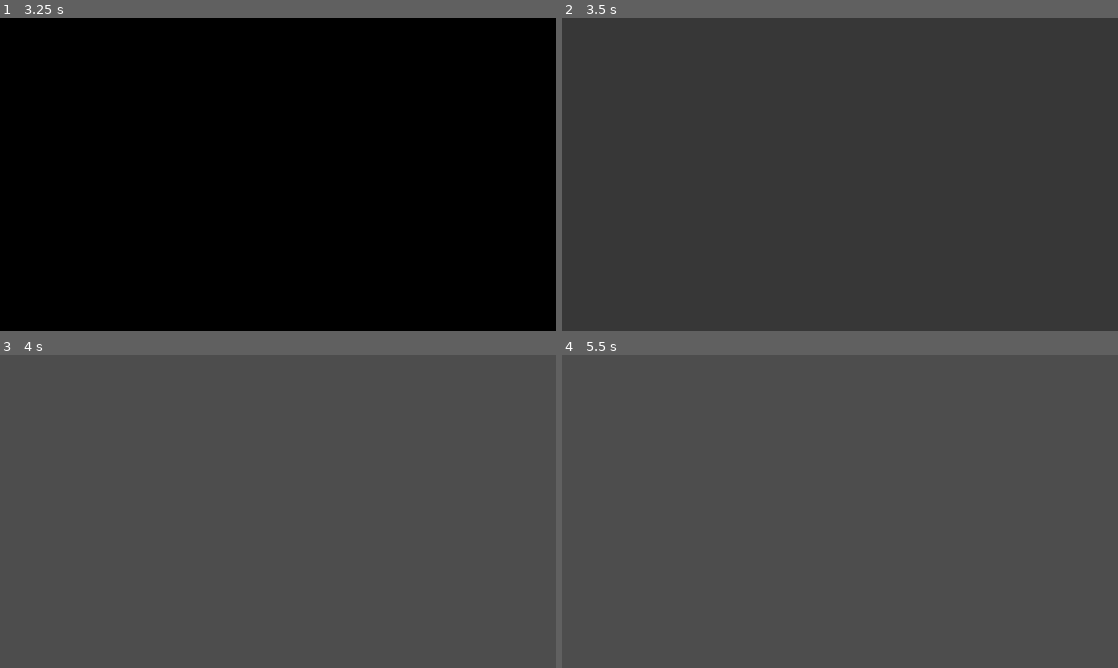
Above: before the commit, frames 1-4 (two rows, left to right).
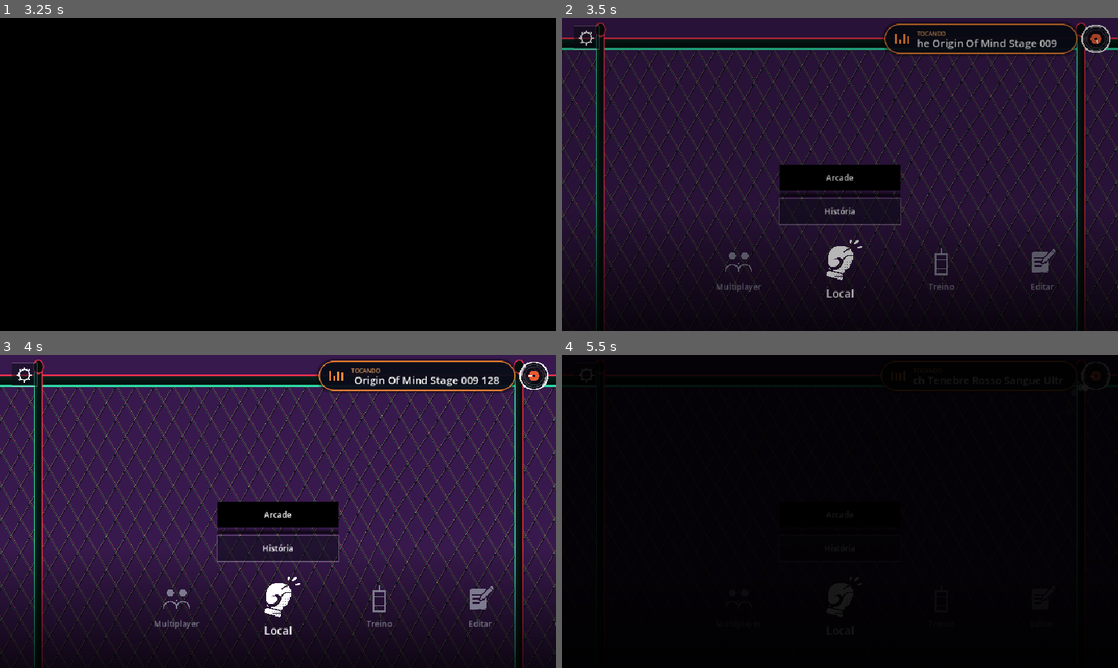
Above: after the commit, the same moments.

Repository: souza60029-wq/project-ember
Game: Godot game, scene res://engine/inicio/Abertura.tscn
Same seed, same stepped clock (60 frames per second), same inputs: the game is played once before the commit and once after it.
Inputs (mouse positions are in pixels of both pictures, inside the frame that each line leads up to):
- Up to frame 1 (3.25 s): move the mouse to (400, 158) at 0.52 s; click (400, 158) at 0.67 s; drag from (166, 190) to (250, 237) at 1.27 s; tap Enter at 2 s; move the mouse to (333, 105) at 2.02 s; click (333, 105) at 2.17 s; tap Space at 2.75 s; drag from (250, 237) to (111, 127) at 2.77 s
- Up to frame 2 (3.5 s): no input
- Up to frame 3 (4 s): move the mouse to (444, 558) at 3.52 s; click (444, 558) at 3.67 s
- Up to frame 4 (5.5 s): drag from (673, 464) to (756, 433) at 4.27 s; move the mouse to (867, 511) at 5.02 s; click (867, 511) at 5.17 s

Frame 1 is identical in both runs. In frame 2, 96% of the frame differs, in the area x 0-100%, y 0-100%; in frame 3, 98%; in frame 4, 100%.
Error before the commit: Parse Error: Function "_layout" has the same name as a previously declared variable. (res://engine/menu/Menu.gd:876)

Commit message:
Update Menu.gd

Diff:
--- a/engine/menu/Menu.gd
+++ b/engine/menu/Menu.gd
@@ -135,7 +135,7 @@
 var _nome_faixa: String = ""
 var _giro: float = 0.0
 var _camadas: Dictionary = {}
-var _layout: Dictionary = {}
+var _ajustes_camadas: Dictionary = {}
 var _variantes_cache: Dictionary = {}
 var _sorteio: Dictionary = {}
 var _arte_nome: String = ""
@@ -372,14 +372,14 @@
 # ---------- Posição e tamanho das camadas ----------
 
 func _carregar_layout() -> void:
-	_layout = LAYOUT_FIXO.duplicate(true)
+	_ajustes_camadas = LAYOUT_FIXO.duplicate(true)
 	if ResourceLoader.exists(PASTA_DEBUG_MODULO):
 		var scr: Variant = load(PASTA_DEBUG_MODULO)
 		if scr != null:
 			var d: Variant = scr.ler()
 			if typeof(d) == TYPE_DICTIONARY:
 				for k in (d as Dictionary).keys():
-					_layout[k] = d[k]
+					_ajustes_camadas[k] = d[k]
 
 # Retângulo padrão de cada camada, SEM esticar (mantém a proporção da imagem).
 func _rect_padrao(nome: String, tex: Texture2D) -> Rect2:
@@ -408,7 +408,7 @@
 # Retângulo final = padrão + ajuste salvo (deslocamento x/y e multiplicador de tamanho).
 func _rect_layer(nome: String, tex: Texture2D) -> Rect2:
 	var r: Rect2 = _rect_padrao(nome, tex)
-	var a: Dictionary = _layout.get(nome, {})
+	var a: Dictionary = _ajustes_camadas.get(nome, {})
 	if a.is_empty():
 		return r
 	var esc: float = maxf(0.05, float(a.get("esc", 1.0)))
@@ -498,7 +498,7 @@
 	return _rect_layer(nome, t)
 
 func debug_layout() -> Dictionary:
-	return _layout
+	return _ajustes_camadas
 
 func debug_navegar(d_aba: int, d_sub: int) -> void:
 	if d_aba != 0:
